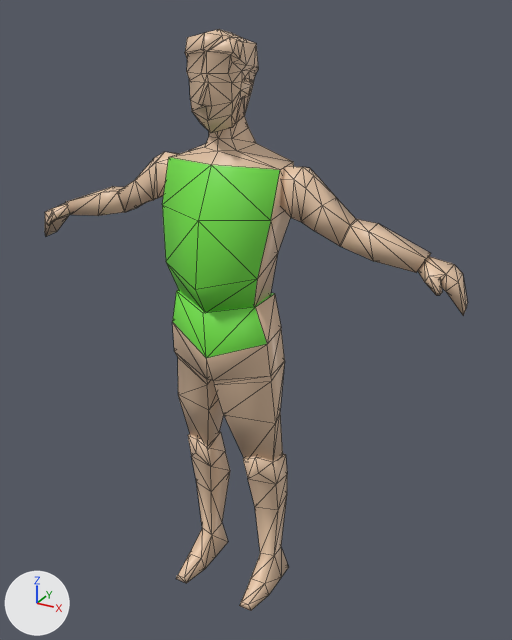
Before and after pictures for a commit that changed the glTF model public/assets/models/character.glb.
Before and after are seen from a 50 mm camera at (1.007, -1.693, 1.808) aimed at (0.066, 0.019, 0.952). Lighting does not change. The marker at lower left points along +X, +Y and +Z. Mesh edges are drawn as thin lines. Vertices at the same position are counted once.

The first picture shows 'Character'.
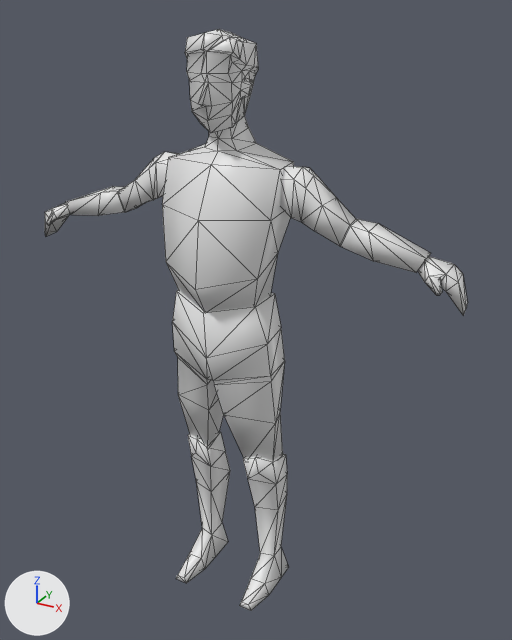
Boxes (x1, y1, x2, y2) around the edits, measured in the pictures (512 x 640 px):
'Character', recoloured, surface changed
    both: (45, 29, 468, 611)
part 1 of me_cube_001, recoloured (green to grey)
    both: (162, 157, 280, 358)

The change in detail:
Material 'Texture' (mat_texture) changes colour from beige #e7c6a8 to white #e7e7e7; in linear values from (0.8, 0.567, 0.39) to (0.8, 0.8, 0.8).
me_cube_001 has 372 vertices, 700 faces and spans x -0.69..0.69, y -0.2..0.1, z 0.0..1.76.
me_cube_001 is used by ob_character; location (0.0, 0.0, 0.0).
me_cube_001 part 1: 40 faces spanning x -0.17..0.17, y -0.2..0.1, z 0.89..1.43 switch from mat_material_001 (green #74e749) to mat_texture (white #e7e7e7).
